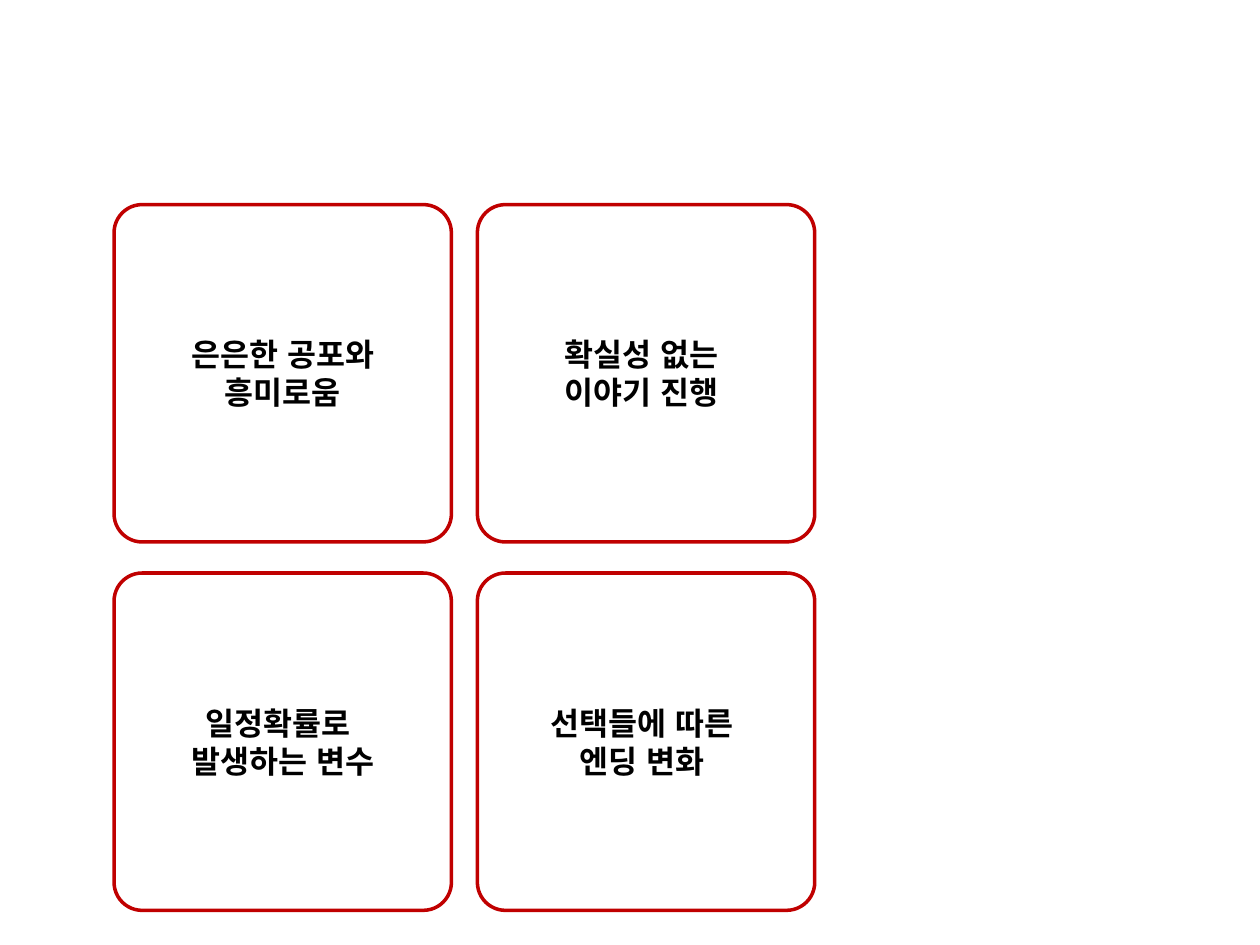
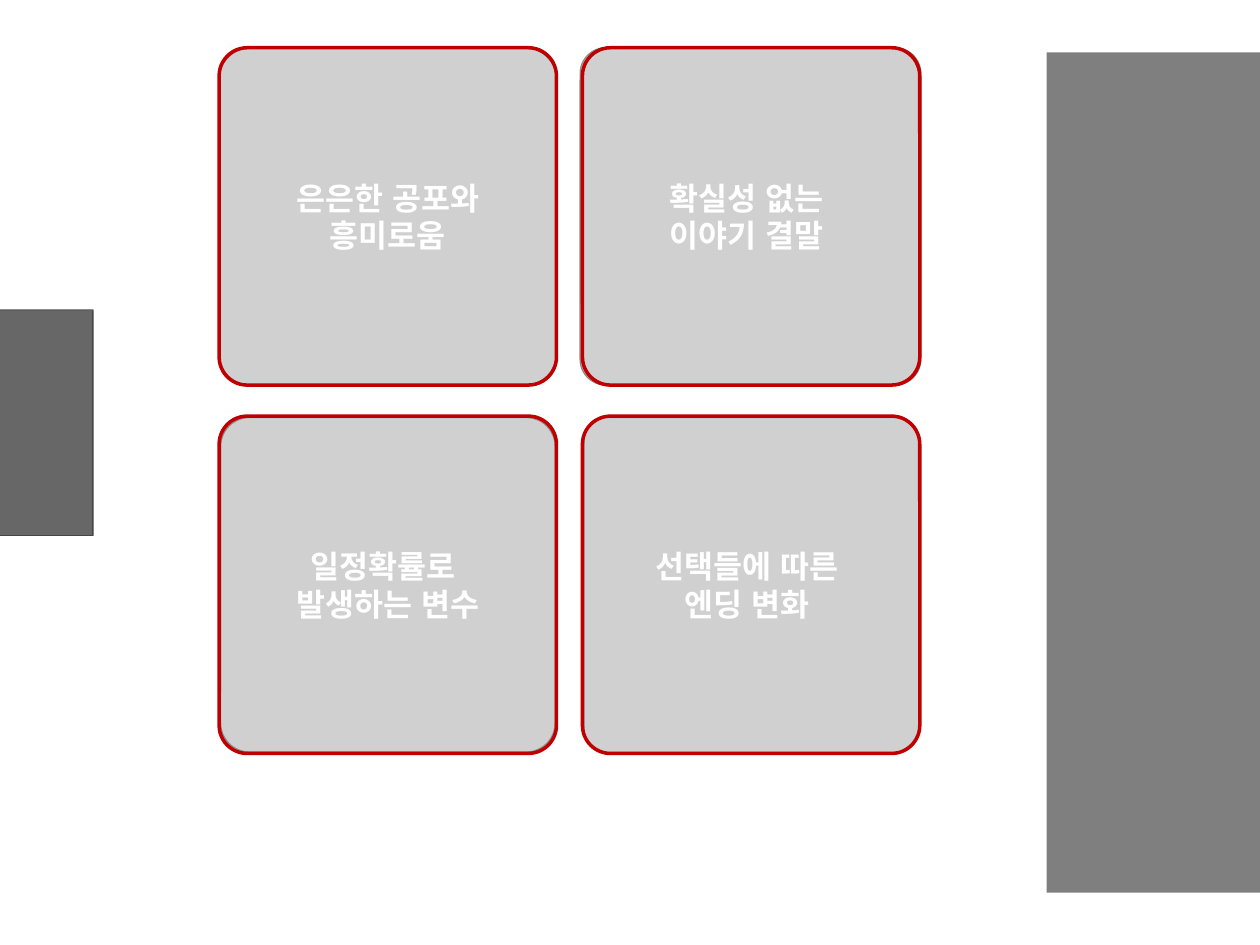
Before and after one commit to kjpark102312/Jagu_Agis, a slide deck: slide 5 of Documents/Agis.pptx (slide 3 before the commit). Drawn at 1260x945 pixels with LibreOffice and Linux fonts; fonts in the diff are those of the drawing; grey boxes stand for pictures; background and template pictures are left out. Boxes give left, top, right and bottom in pixels: in the first picture for what was removed or moved away, otherwise in the second. Text is boxed around its words. In the diff, an @@ line names an element or a change of style, - is before the commit and + after.

```diff
--- a/Documents/Agis.pptx
+++ b/Documents/Agis.pptx
@@ group added at <box>219,48,920,752</box>: 4 pictures @@
@@ 4 rounded rectangles: place and size @@
-4 rounded rectangles at <box>115,204,815,911</box>
+4 rounded rectangles at <box>219,48,920,753</box>
@@ rounded rectangle "확실성 없는" at <box>582,48,920,386</box>: fill #FFFFFF to none @@
@@ rectangle added at <box>1047,53,1260,893</box>, fill #000000 at 50% opacity @@
@@ text in rounded rectangle at <box>670,184,824,212</box>: text colour #000000 to #FFFFFF in "확실성 없는" @@
@@ text in rounded rectangle at <box>670,221,824,249</box>: text changed; text colour #000000 to #FFFFFF @@
-이야기 진행
+이야기 결말
@@ picture added at <box>0,310,93,536</box> @@
@@ rectangle added at <box>0,310,93,536</box>, fill #000000 at 50% opacity @@
@@ text colour #000000 to #FFFFFF; fill #FFFFFF to none in 3 elements at <box>219,48,557,386</box>, <box>219,416,557,753</box>, <box>582,416,920,753</box> @@
```
Also in this commit, not shown: 1 slide added, 1 other file.
